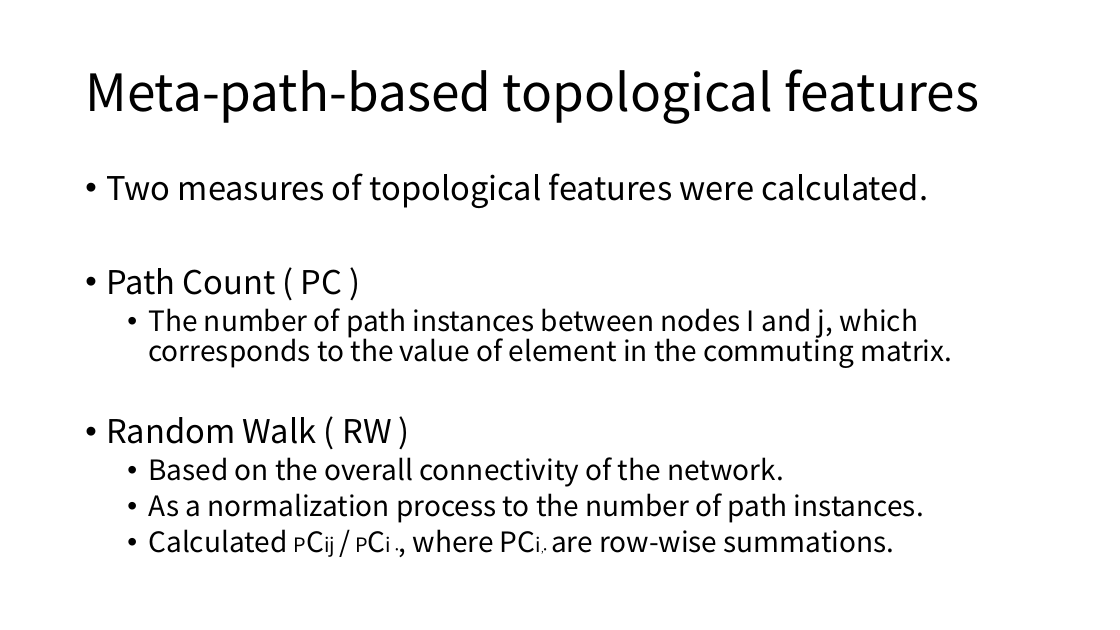
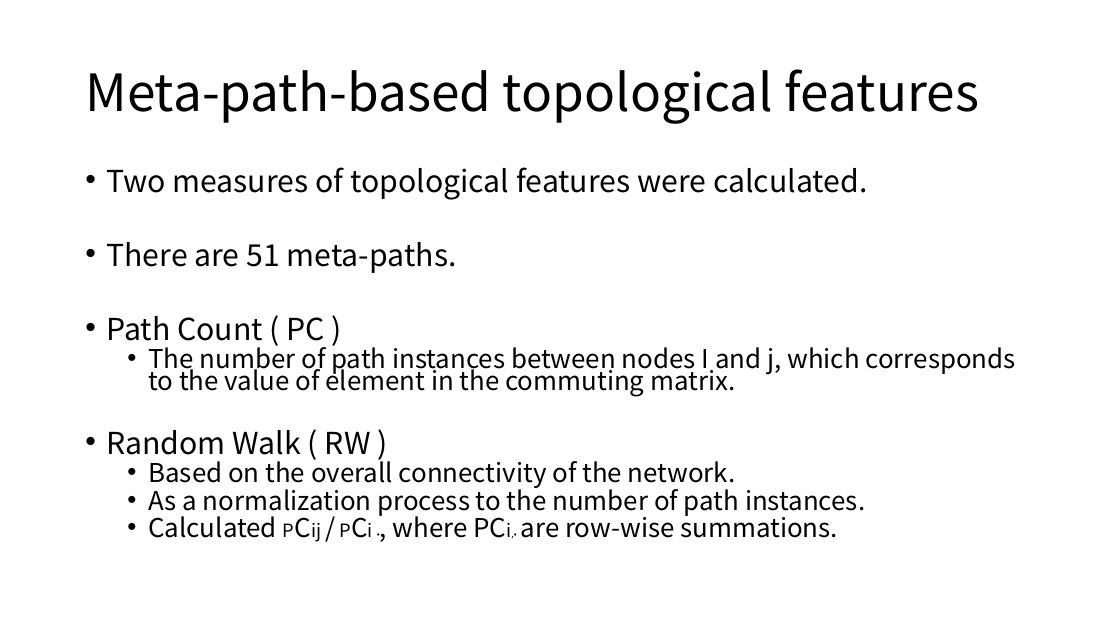
Before and after one commit to moklise/TIL, a slide deck: slide 10 of Review/BMCBioinfo_2016_Fu_predicting drug target using sementic network/Predicting drug target interactions using meta-path-based semantic network.pptx. Drawn at 1120x630 pixels with LibreOffice and Linux fonts; fonts in the diff are those of the drawing. Boxes give left, top, right and bottom in pixels: in the first picture for what was removed or moved away, otherwise in the second. Text is boxed around its words. In the diff, an @@ line names an element or a change of style, - is before the commit and + after.

```diff
--- a/Review/BMCBioinfo_2016_Fu_predicting drug target using sementic network/Predicting drug target interactions using meta-path-based semantic network.pptx
+++ b/Review/BMCBioinfo_2016_Fu_predicting drug target using sementic network/Predicting drug target interactions using meta-path-based semantic network.pptx
@@ text at bbox=[106, 167, 1016, 538]: size 28 to 25.9 pt in "Two measures of topological features were calculated.", "Path Count ( PC )", "Random Walk ( RW )"; size 24 to 22.2 pt in "The number of path instances between nodes ...", "Based on the overall connectivity of the ...", "As a normalization process to the number ...", "Calculated PCij / PCi •, where PCi,• ..."; size 17 to 15.7 pt in "PCij PCi PCi,•"; size 8 to 7.4 pt in "•, PCi,•"; line spacing 0.9 to 0.7 @@
@@ text at bbox=[106, 242, 457, 273]: paragraph added @@
+• There are 51 meta-paths.
```
Also in this commit, not shown: 7 other slides changed, 4 other files.
